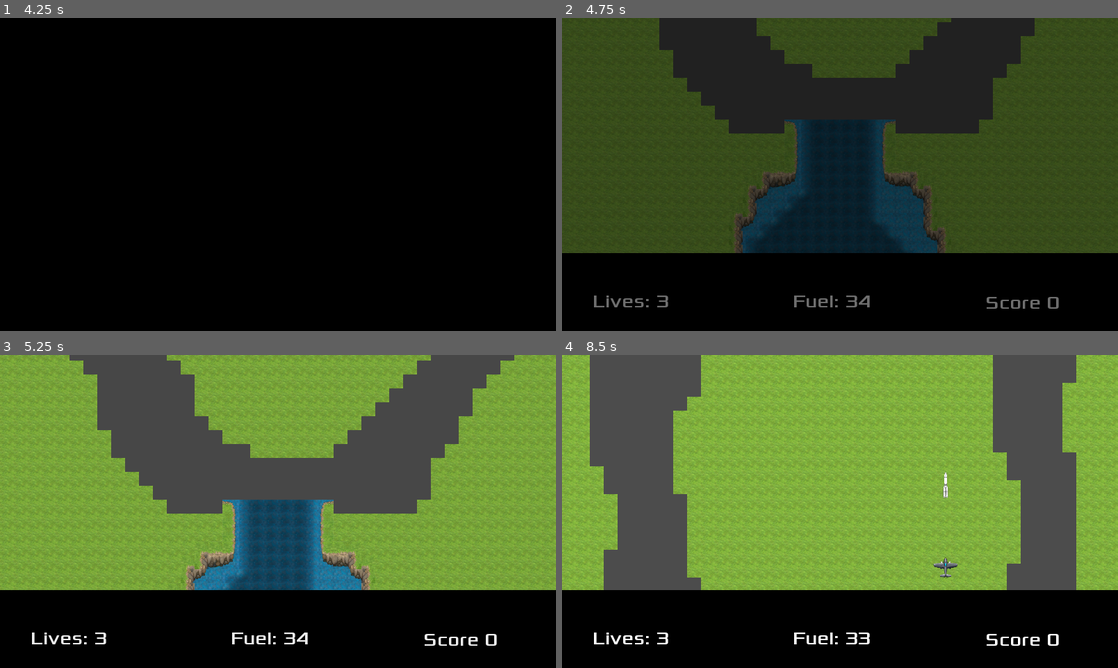
Above: before the commit, frames 1-4 (two rows, left to right).
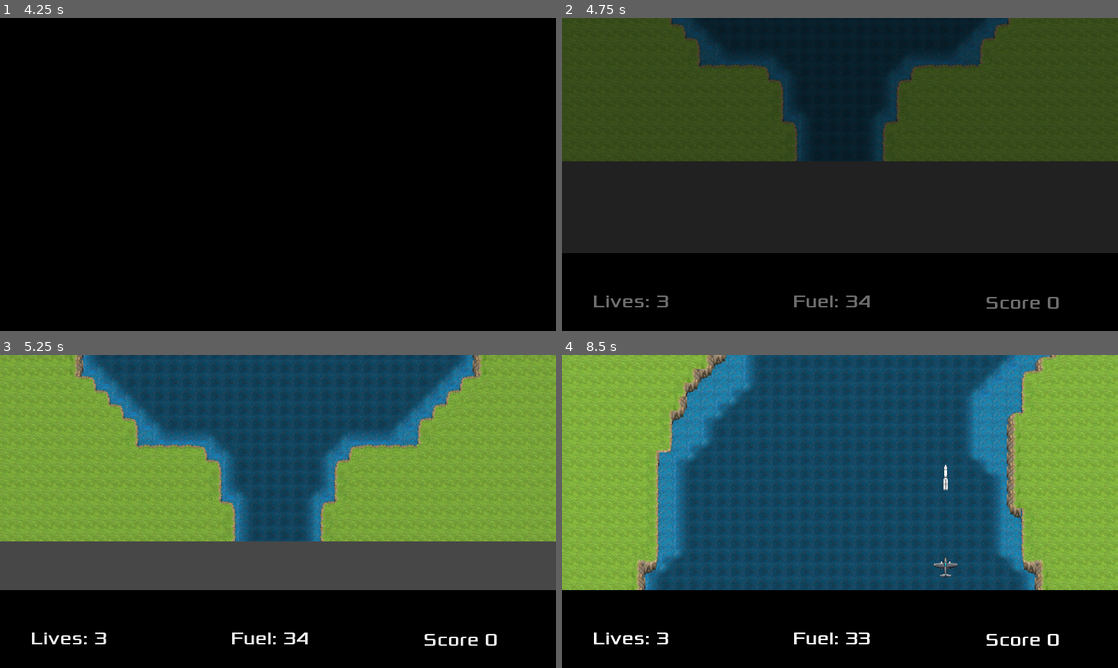
Above: after the commit, the same moments.

Repository: PawelKrywulko/TGW_G-8_Z1
Game: Godot game, scene res://scenes/GameManager.tscn
Two runs of this game, one before a commit and one after it. Both use one fixed random seed, a clock stepped at 60 frames per second and the inputs below.
Inputs:
- Up to frame 1 (4.25 s): tap Enter at 0.5 s; hold Right (ui_right) 0.53-1.28 s; hold Space (interact) 0.53-1.28 s; hold Down (ui_down) 1.28-2.03 s; tap Space (interact) at 1.35, 2.85 s; hold Right (ui_right) 2.03-2.78 s; hold Space (interact) 2.03-2.78 s; hold Up (ui_up) 2.78-3.53 s; hold Left (ui_left) from 3.53 s (still down); hold Space (interact) from 3.53 s (still down)
- Up to frame 2 (4.75 s): keep holding Left (ui_left); release Space (interact) at 4.28 s; tap Space (interact) at 4.35 s
- Up to frame 3 (5.25 s): release Left (ui_left) at 5.03 s; hold Down (ui_down) from 5.03 s (still down); hold Space (interact) from 5.03 s (still down)
- Up to frame 4 (8.5 s): release Down (ui_down) at 5.78 s; release Space (interact) at 5.78 s; hold Right (ui_right) 5.78-6.53 s; tap Space (interact) at 5.85, 7.35 s; hold Up (ui_up) 6.53-7.28 s; hold Space (interact) 6.53-7.28 s; hold Right (ui_right) 7.28-8.03 s; hold Down (ui_down) from 8.03 s (still down); hold Space (interact) from 8.03 s (still down)

Frame 1 is identical in both runs. In frame 2, 43% of the frame differs, in the area x 0-100%, y 0-76%; in frame 3, 46%; in frame 4, 63%, in the area x 5-93%, y 0-76%.

Commit message:
Add checkpoint system

Diff:
--- a/River Raid/scenes/Enemy/Baloon.tscn
+++ b/River Raid/scenes/Enemy/Baloon.tscn
@@ -9,6 +9,7 @@
 
 [node name="Baloon" instance=ExtResource( 1 )]
 position = Vector2( 0, 0 )
+z_index = 1
 script = ExtResource( 2 )
 points = 60
 
--- a/River Raid/scenes/Enemy/Bridge.tscn
+++ b/River Raid/scenes/Enemy/Bridge.tscn
@@ -7,6 +7,7 @@
 extents = Vector2( 221.053, 58.9544 )
 
 [node name="Bridge" type="Area2D"]
+z_index = 1
 collision_layer = 3
 script = ExtResource( 1 )
 __meta__ = {
--- a/River Raid/scenes/Enemy/Chopper.tscn
+++ b/River Raid/scenes/Enemy/Chopper.tscn
@@ -10,6 +10,7 @@
 
 [node name="Chopper" instance=ExtResource( 1 )]
 position = Vector2( 0, 0 )
+z_index = 1
 script = ExtResource( 2 )
 points = 60
 
--- a/River Raid/scenes/GameManager.tscn
+++ b/River Raid/scenes/GameManager.tscn
@@ -10,6 +10,9 @@
 [ext_resource path="res://graphics/quad.png" type="Texture" id=8]
 [ext_resource path="res://fonts/Xolonium-Regular.ttf" type="DynamicFontData" id=9]
 [ext_resource path="res://scenes/Player.tscn" type="PackedScene" id=10]
+[ext_resource path="res://scenes/Enemy/Bridge.tscn" type="PackedScene" id=11]
+[ext_resource path="res://scenes/Enemy/Chopper.tscn" type="PackedScene" id=12]
+[ext_resource path="res://scenes/Enemy/Baloon.tscn" type="PackedScene" id=13]
 
 [sub_resource type="DynamicFont" id=1]
 size = 64
@@ -180,6 +183,27 @@
 
 [node name="FuelTimer" parent="Player" index="3"]
 autostart = false
+
+[node name="Bridge2" parent="." instance=ExtResource( 11 )]
+position = Vector2( 946.858, -10735.5 )
+
+[node name="Bridge" parent="." instance=ExtResource( 11 )]
+position = Vector2( 933.342, -5035.27 )
+
+[node name="Bridge3" parent="." instance=ExtResource( 11 )]
+position = Vector2( 973.89, -16504.5 )
+
+[node name="Chopper" parent="." instance=ExtResource( 12 )]
+position = Vector2( 973.89, -10950.7 )
+is_static = true
+
+[node name="Chopper2" parent="." instance=ExtResource( 12 )]
+position = Vector2( 956.853, -5311.44 )
+is_static = true
+
+[node name="Baloon" parent="." instance=ExtResource( 13 )]
+position = Vector2( 960.374, -16720.8 )
+is_static = true
 [connection signal="ready_to_go" from="." to="Player" method="_on_ready_to_go"]
 [connection signal="reset" from="." to="Player" method="_on_GameManager_reset"]
 [connection signal="bonus_score_reached" from="HUD" to="Player" method="_on_HUD_bonus_score_reached"]
--- a/River Raid/scripts/Enemy/Bridge.gd
+++ b/River Raid/scripts/Enemy/Bridge.gd
@@ -11,7 +11,7 @@
 func _ready():
 	show()
 	connect("bridge_destroyed_hud", hud, "_on_score_changed")
-	game_manager.connect("reset", self, "_on_game_reseted")
+	connect("bridge_destroyed", game_manager, "_on_bridge_destroyed")
 
 func _on_Bridge_area_entered(area):
 	var area_name: String = area.get_name()
@@ -28,7 +28,3 @@
 	var area_name = area.get_name()
 	if area_name.begins_with("Tank"):
 		disconnect("bridge_destroyed", area, "destroy_enemy")
-
-func _on_game_reseted():
-	show()
-	$CollisionShape2D.set_deferred("disabled", false)
--- a/River Raid/scripts/GameManager.gd
+++ b/River Raid/scripts/GameManager.gd
@@ -5,6 +5,7 @@
 signal fade
 
 export (Array, int) var checkpoints
+var bridge_destroyed: int = 0
 export var prestart_speed: float
 export var max_prestart_position_y: int
 export var min_reset_position_y: int
@@ -12,6 +13,7 @@
 var fade_anim_played : bool = false
 onready var player := $Player
 var starting_point : Vector2
+var reset_point: Vector2
 
 func _ready() -> void:
 	starting_point = $StartingPoint.position
@@ -39,15 +41,15 @@
 func reset_game():
 
 	emit_signal("reset")
-	player.position.x = 960
-	player.position.y = checkpoints[3] + min_reset_position_y
-	starting_point.y = checkpoints[3]
+	reset_point.y = starting_point.y - 5760 * bridge_destroyed
+	player.position.x = starting_point.x
+	player.position.y = reset_point.y + min_reset_position_y
 
 	while true:
 		auto_move()
 		yield(get_tree(),"idle_frame")
 		print(player.position.y)
-		if player.position.y <= starting_point.y:
+		if player.position.y <= reset_point.y:
 			player.show()
 			emit_signal("ready_to_go")
 			break
@@ -65,3 +67,6 @@
 
 func auto_move():
 	player.position += Vector2(0,-1) * prestart_speed * get_process_delta_time()
+
+func _on_bridge_destroyed():
+	bridge_destroyed += 1
Not shown: 1 places in River Raid/scenes/GameManager.tscn that only renumber resources
